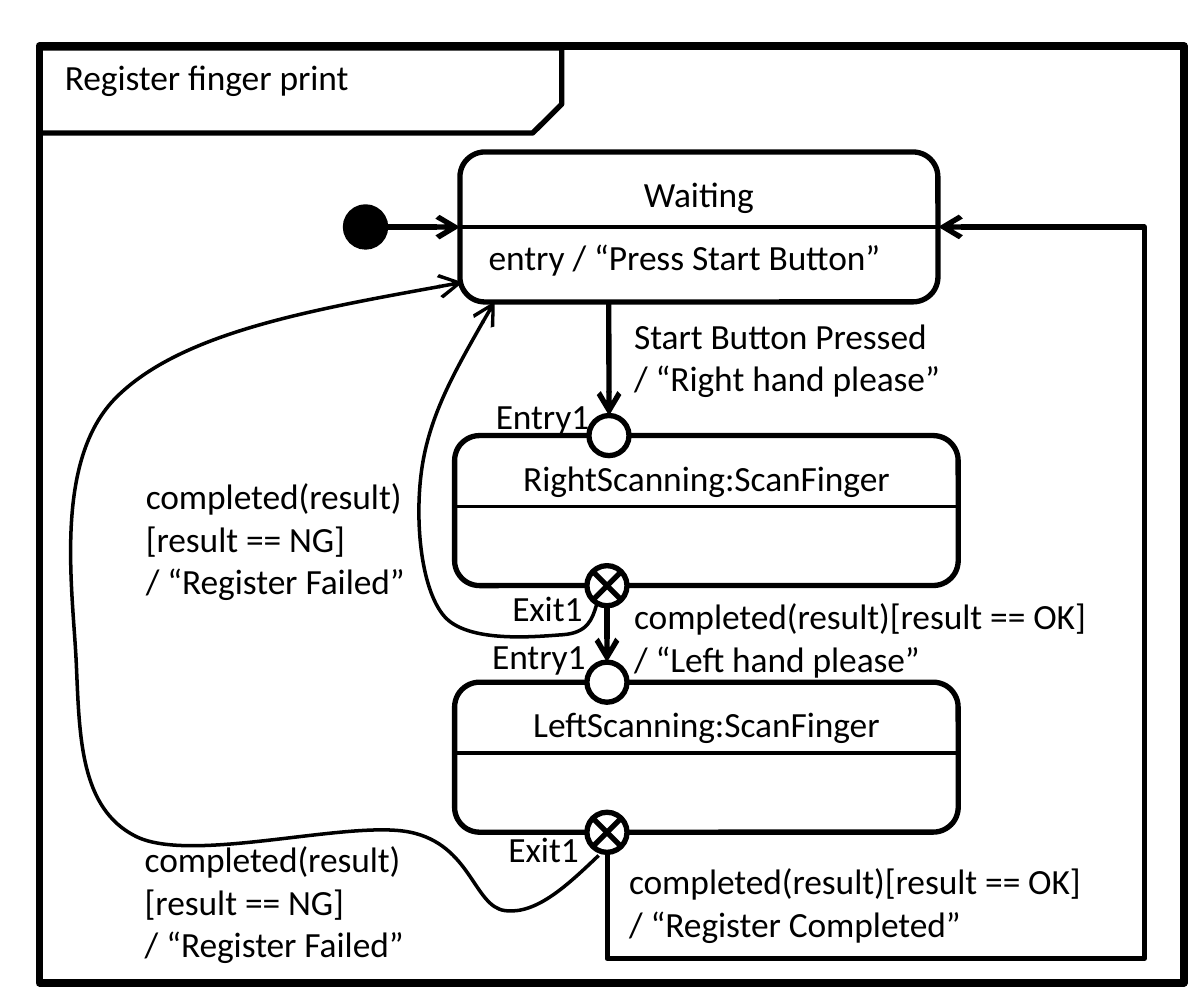
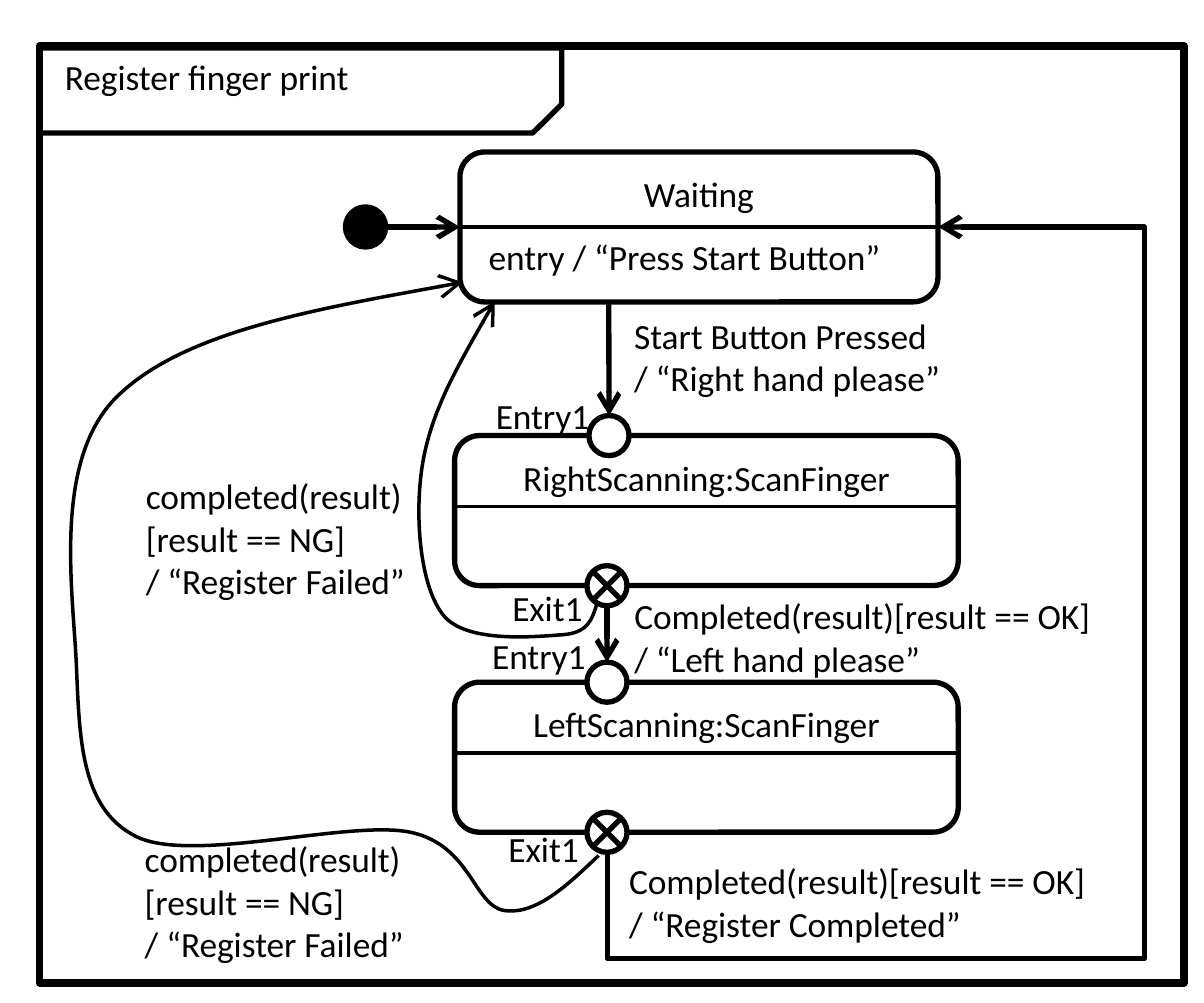
Before and after one commit to redboltz/cpp_sample, a slide deck: slide 17 of boost_training/msm/fig.pptx. Drawn at 1204x1003 pixels with LibreOffice and Linux fonts; fonts in the diff are those of the drawing. Boxes give left, top, right and bottom in pixels: in the first picture for what was removed or moved away, otherwise in the second. Text is boxed around its words. In the diff, an @@ line names an element or a change of style, - is before the commit and + after.

```diff
--- a/boost_training/msm/fig.pptx
+++ b/boost_training/msm/fig.pptx
@@ text at [634, 603, 1090, 635]: text changed @@
-completed(result)[result == OK]
+Completed(result)[result == OK]
@@ text at [629, 868, 1084, 900]: text changed @@
-completed(result)[result == OK]
+Completed(result)[result == OK]
```
Also in this commit, not shown: 1 other slide changed, 4 other files.
